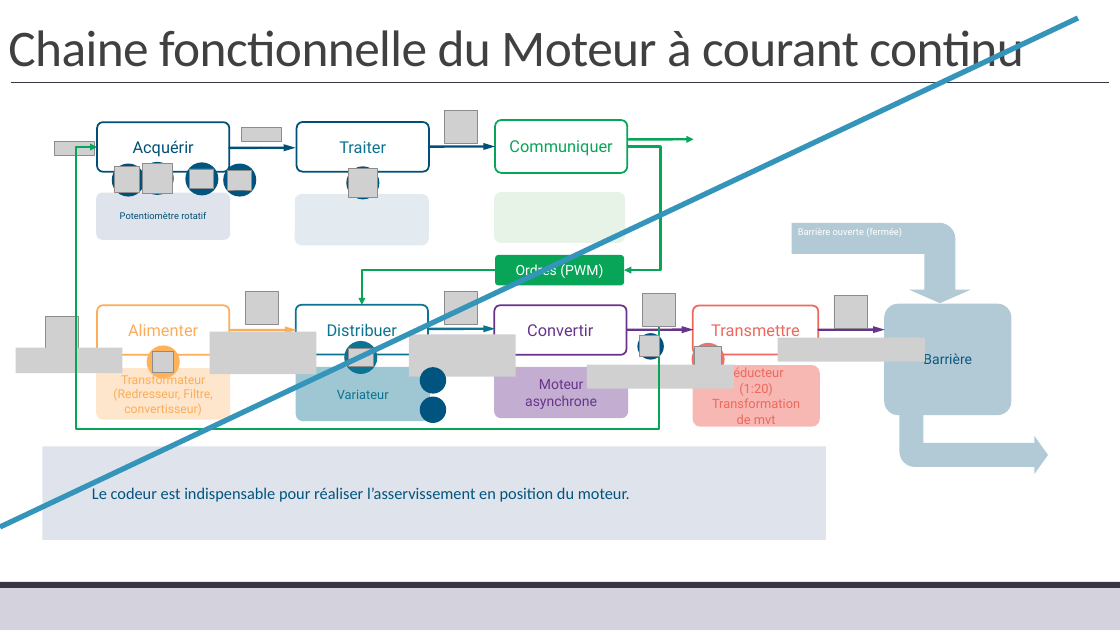
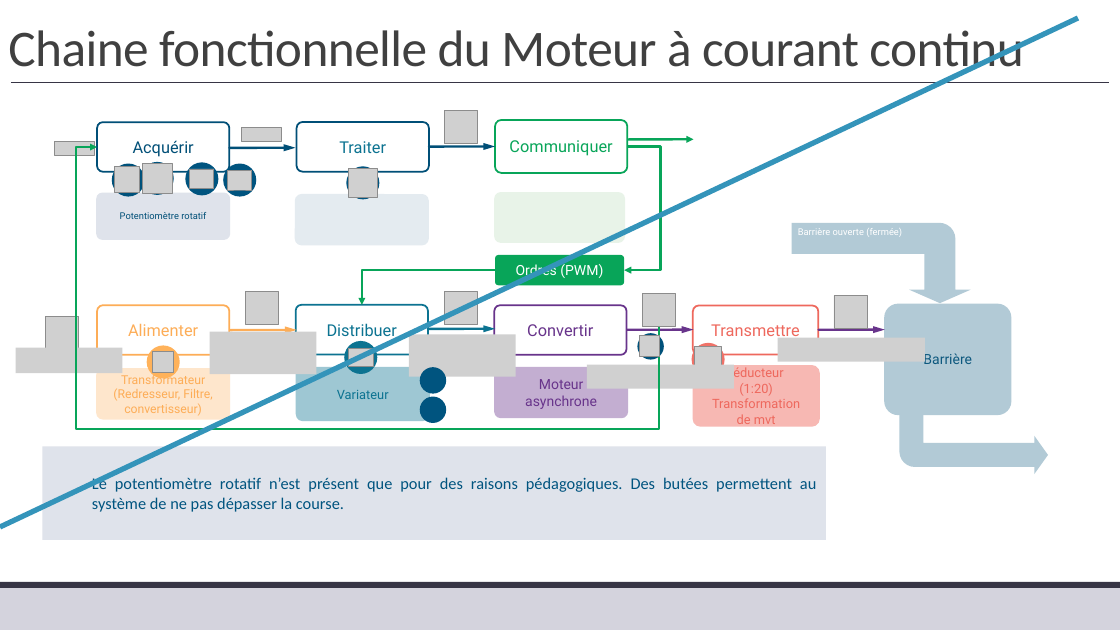
Before and after one commit to xpessoles/TP_Corriges, a slide deck: slide 3 of 19_Sympact/19_Sympact_Corrige.pptx. Drawn at 1120x630 pixels with LibreOffice and Linux fonts; fonts in the diff are those of the drawing; grey boxes stand for pictures; background and template pictures are left out. Boxes give left, top, right and bottom in pixels: in the first picture for what was removed or moved away, otherwise in the second. Text is boxed around its words. In the diff, an @@ line names an element or a change of style, - is before the commit and + after.

```diff
--- a/19_Sympact/19_Sympact_Corrige.pptx
+++ b/19_Sympact/19_Sympact_Corrige.pptx
@@ text in rectangle at box(92, 476, 816, 512): text changed @@
-Le codeur est indispensable pour réaliser l’asservissement en position du moteur.
+Le potentiomètre rotatif n’est présent que pour des raisons pédagogiques. Des butées permettent au système de ne pas dépasser la course.
```
